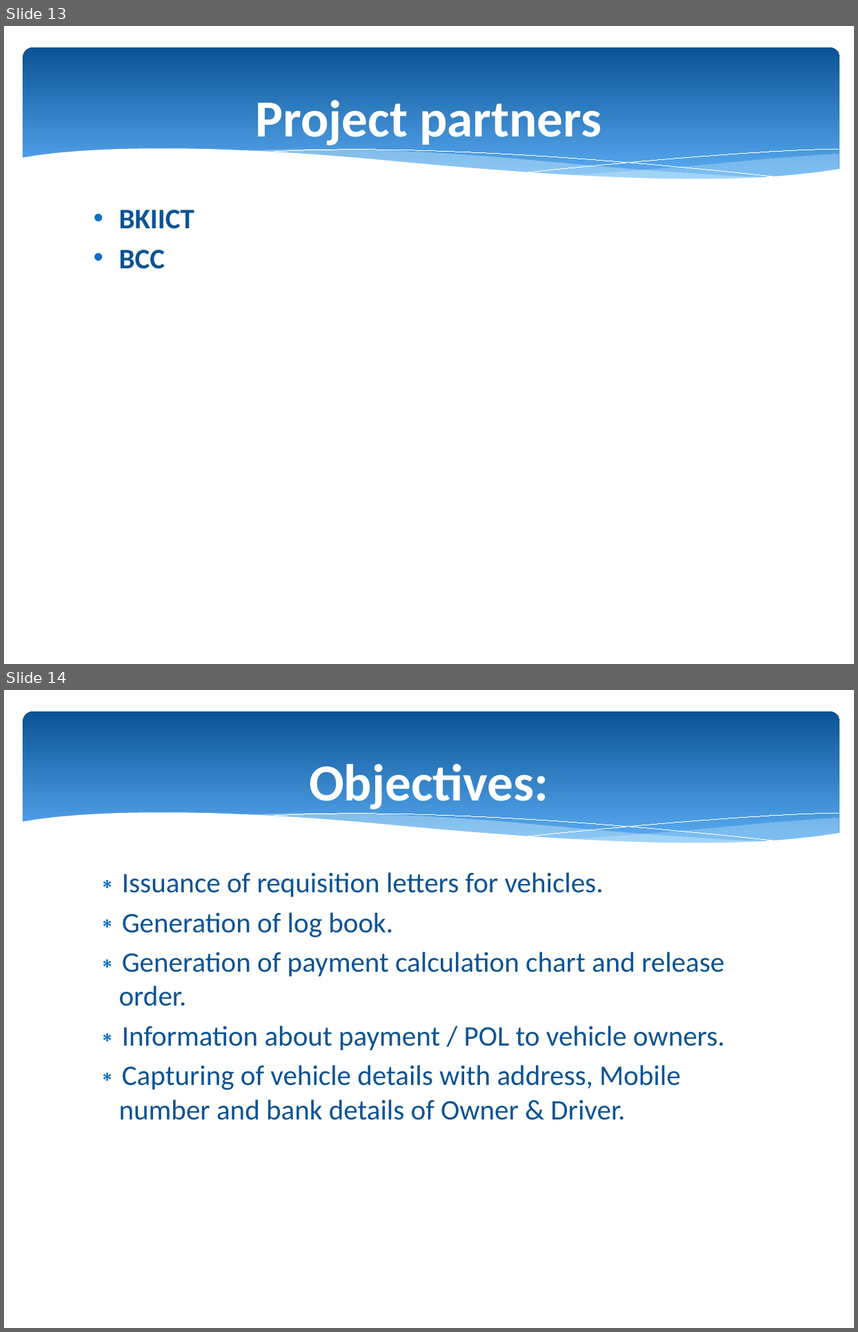
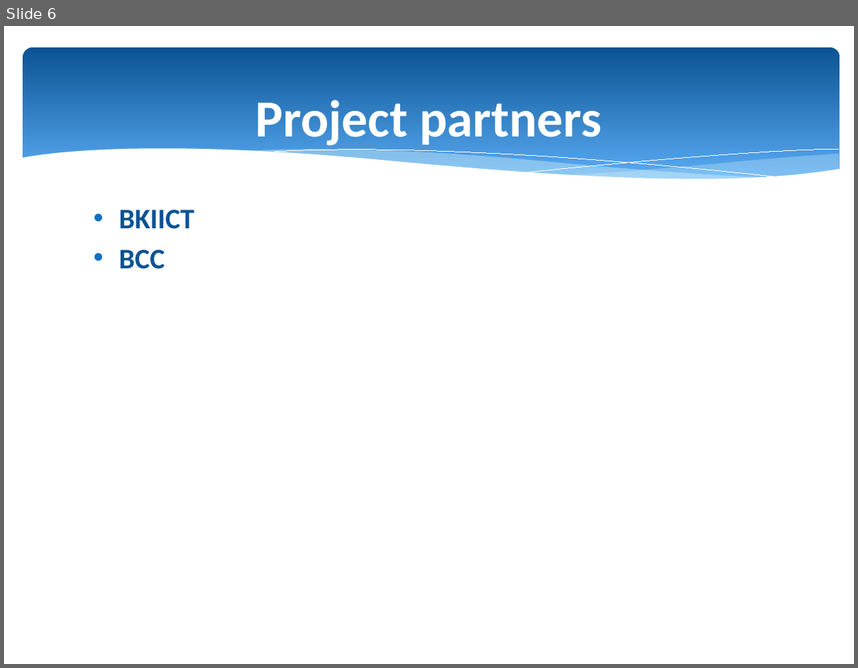
Before and after one commit to KaziShalauddin/Vehicle-Requisition-App, a slide deck: v1_Software project presentation.pptx. Shown one above the other, each under a label of ours: slides 13 and 14 before the commit, slide 6 after it. The pictures are 858x1332 and 858x668 pixels, drawn with LibreOffice and Linux fonts; fonts in the diff are those of the drawing; background and template pictures are left out. Boxes give left, top, right and bottom in pixels: in the first picture for what was removed or moved away, otherwise in the second. Text is boxed around its words. In the diff, an @@ line names an element or a change of style, - is before the commit and + after.

```diff
--- a/v1_Software project presentation.pptx
+++ b/v1_Software project presentation.pptx
@@ slide 14 removed at [4, 690, 854, 1328], background #FFFFFF; not listed: 6 template elements that a slide beside it also shows @@
@@ title removed at [309, 764, 548, 809] @@
-Objectives:
@@ text removed at [119, 872, 725, 1120] @@
-∗ Issuance of requisition letters for vehicles.
-∗ Generation of log book.
-∗ Generation of payment calculation chart and release order.
-∗ Information about payment / POL to vehicle owners.
-∗ Capturing of vehicle details with address, Mobile number and bank details of Owner & Driver.
@@ what was slide 13 is now slide 6 @@
```
Also in this commit, not shown: 10 slides changed, 3 slides added, 16 other slides removed.
